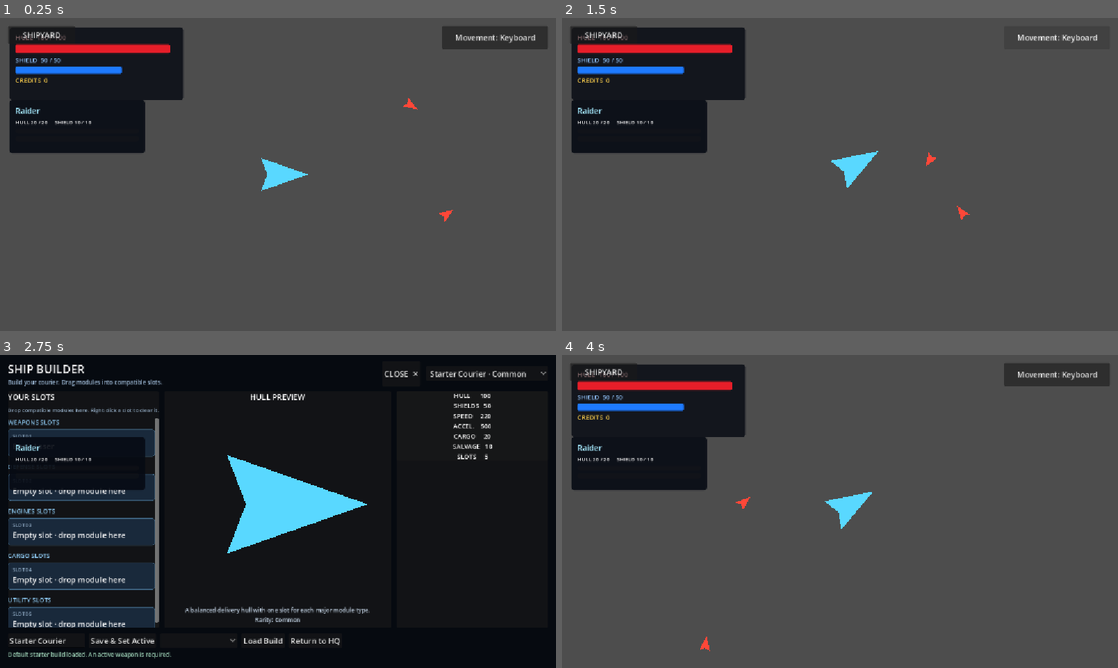
Above: before the commit, frames 1-4 (two rows, left to right).
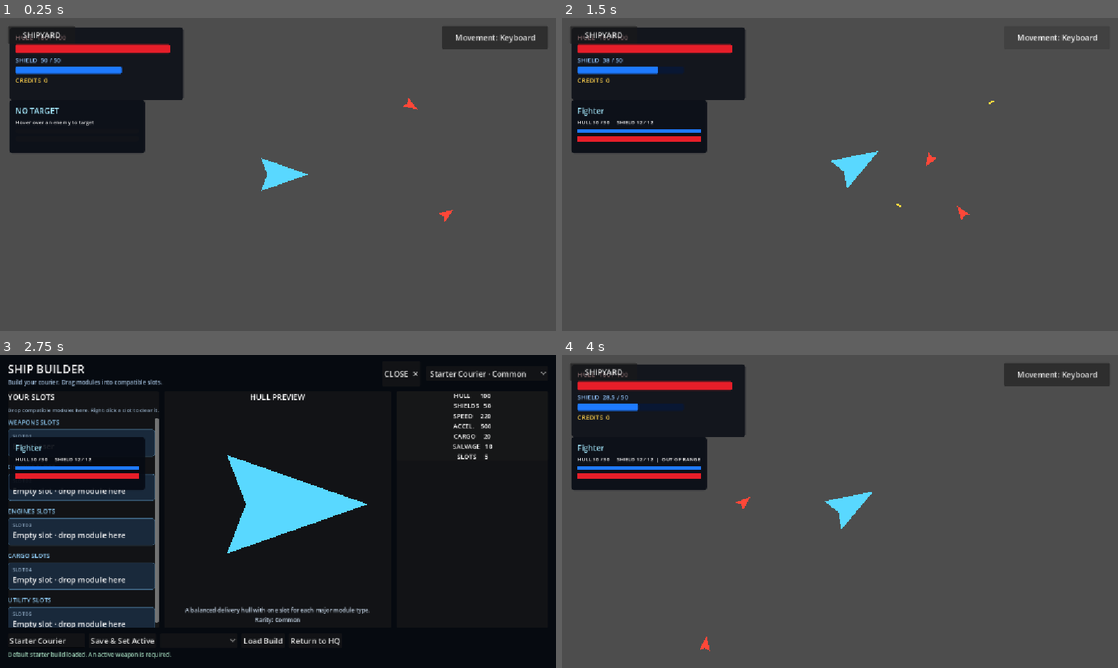
Above: after the commit, the same moments.

Repository: Bbran4/SpaceDelivery
Game: Godot game, scene res://scenes/tests/hud_test.tscn
The game is run twice, just before and just after one commit, with the same random seed, the same clock (stepped at 60 frames per second) and the same inputs. This scene is started directly instead of the project's main scene.
Inputs:
- Up to frame 1 (0.25 s): no input
- Up to frame 2 (1.5 s): click "Movement: Keyboard" at 0.5 s; click "Movement: Mouse" at 1.25 s
- Up to frame 3 (2.75 s): click "SHIPYARD" at 2 s
- Up to frame 4 (4 s): click "Starter Courier · Common" at 2.75 s; click "Return to HQ" at 3.5 s

The runs differ from the first frame. In frame 1, 0.2% of the frame differs, in the area x 3-17%, y 28-35%; in frame 2, 0.8%; in frame 3, 0.7%; in frame 4, 1.0%, in the area x 2-25%, y 12-40%.

Commit message:
Update resource references for organized scripts

Diff:
--- a/scenes/ui/target_hud.tscn
+++ b/scenes/ui/target_hud.tscn
@@ -1,6 +1,6 @@
 [gd_scene load_steps=5 format=3]
 
-[ext_resource type="Script" path="res://scripts/target_hud.gd" id="1_target_hud"]
+[ext_resource type="Script" path="res://scripts/ui/target_hud.gd" id="1_target_hud"]
 
 [sub_resource type="StyleBoxFlat" id="StyleBoxFlat_panel"]
 bg_color = Color(0.025, 0.04, 0.075, 0.9)
--- a/scenes/ui/target_reticle.tscn
+++ b/scenes/ui/target_reticle.tscn
@@ -1,6 +1,6 @@
 [gd_scene load_steps=2 format=3]
 
-[ext_resource type="Script" path="res://scripts/target_reticle.gd" id="1_reticle"]
+[ext_resource type="Script" path="res://scripts/ui/target_reticle.gd" id="1_reticle"]
 
 [node name="TargetReticle" type="Node2D"]
 script = ExtResource("1_reticle")
--- a/scenes/weapons/basic_weapon.tscn
+++ b/scenes/weapons/basic_weapon.tscn
@@ -1,6 +1,6 @@
 [gd_scene load_steps=4 format=3]
 
-[ext_resource type="Script" path="res://scripts/weapon.gd" id="1_weapon"]
+[ext_resource type="Script" path="res://scripts/combat/weapon.gd" id="1_weapon"]
 [ext_resource type="Resource" path="res://resources/weapons/basic_laser.tres" id="2_data"]
 [ext_resource type="PackedScene" path="res://scenes/weapons/projectile.tscn" id="3_projectile"]
 
--- a/scenes/weapons/heavy_cannon.tscn
+++ b/scenes/weapons/heavy_cannon.tscn
@@ -1,6 +1,6 @@
 [gd_scene load_steps=4 format=3]
 
-[ext_resource type="Script" path="res://scripts/weapon.gd" id="1_weapon"]
+[ext_resource type="Script" path="res://scripts/combat/weapon.gd" id="1_weapon"]
 [ext_resource type="Resource" path="res://resources/weapons/heavy_cannon.tres" id="2_data"]
 [ext_resource type="PackedScene" path="res://scenes/weapons/projectile.tscn" id="3_projectile"]
 
--- a/scenes/weapons/long_range_lance.tscn
+++ b/scenes/weapons/long_range_lance.tscn
@@ -1,6 +1,6 @@
 [gd_scene load_steps=4 format=3]
 
-[ext_resource type="Script" path="res://scripts/weapon.gd" id="1_weapon"]
+[ext_resource type="Script" path="res://scripts/combat/weapon.gd" id="1_weapon"]
 [ext_resource type="Resource" path="res://resources/weapons/long_range_lance.tres" id="2_data"]
 [ext_resource type="PackedScene" path="res://scenes/weapons/projectile.tscn" id="3_projectile"]
 
--- a/scenes/weapons/projectile.tscn
+++ b/scenes/weapons/projectile.tscn
@@ -1,6 +1,6 @@
 [gd_scene load_steps=3 format=3]
 
-[ext_resource type="Script" path="res://scripts/projectile.gd" id="1_projectile"]
+[ext_resource type="Script" path="res://scripts/combat/projectile.gd" id="1_projectile"]
 
 [sub_resource type="CircleShape2D" id="CircleShape2D_projectile"]
 radius = 6.0
--- a/scenes/weapons/rapid_fire_laser.tscn
+++ b/scenes/weapons/rapid_fire_laser.tscn
@@ -1,6 +1,6 @@
 [gd_scene load_steps=4 format=3]
 
-[ext_resource type="Script" path="res://scripts/weapon.gd" id="1_weapon"]
+[ext_resource type="Script" path="res://scripts/combat/weapon.gd" id="1_weapon"]
 [ext_resource type="Resource" path="res://resources/weapons/rapid_fire_laser.tres" id="2_data"]
 [ext_resource type="PackedScene" path="res://scenes/weapons/projectile.tscn" id="3_projectile"]
 
